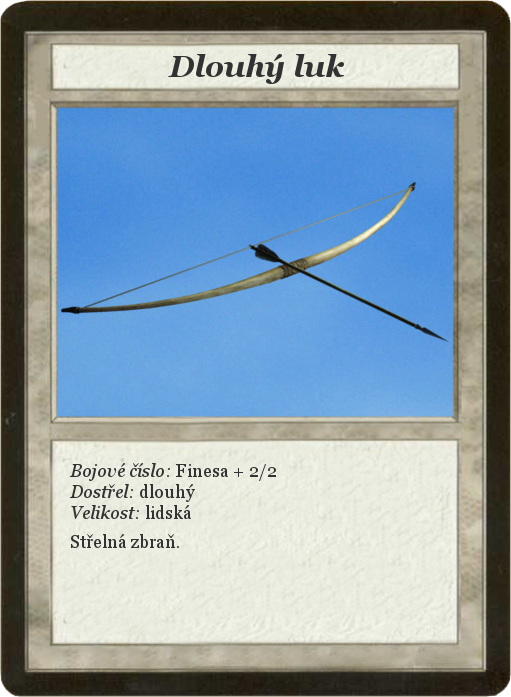
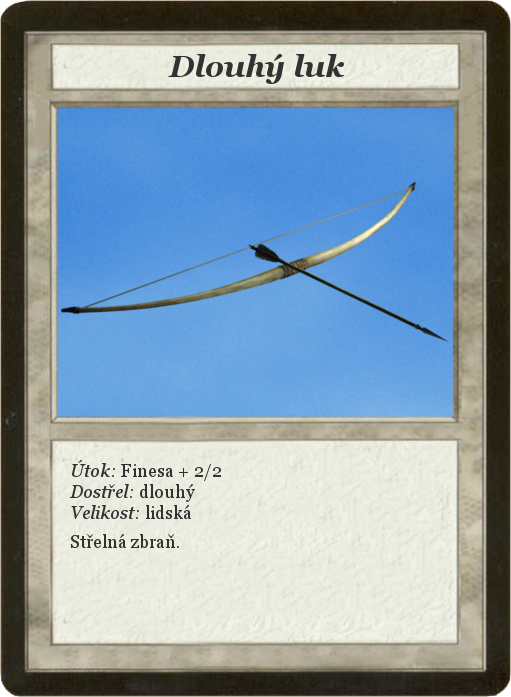
Two versions of the same layered image (511px x 697px). Layer-by-layer changes:
renamed "Bojové číslo: Finesa + 2/2 ..." to "Útok: Finesa + 2/2 ...", painted on it over (69, 460, 276, 481)
